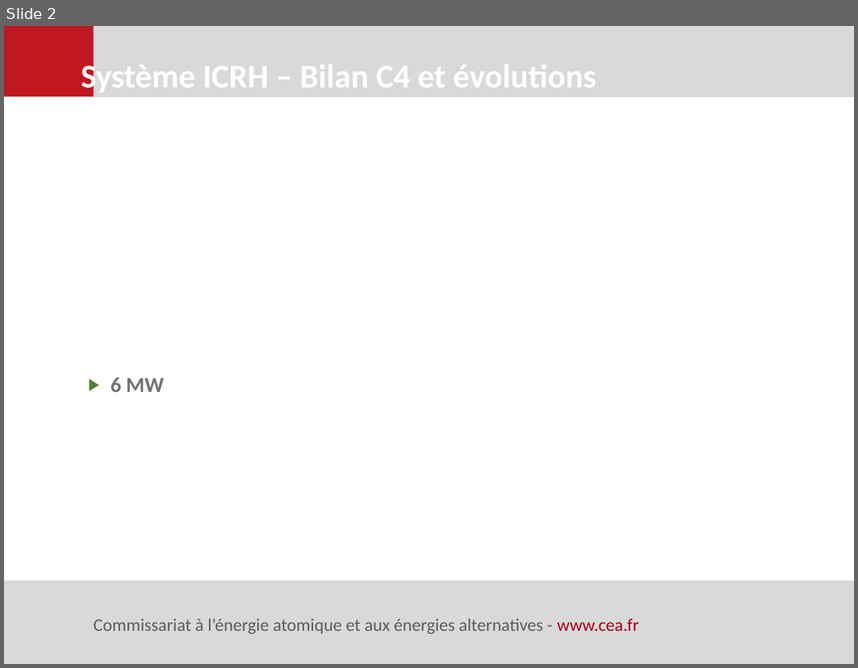
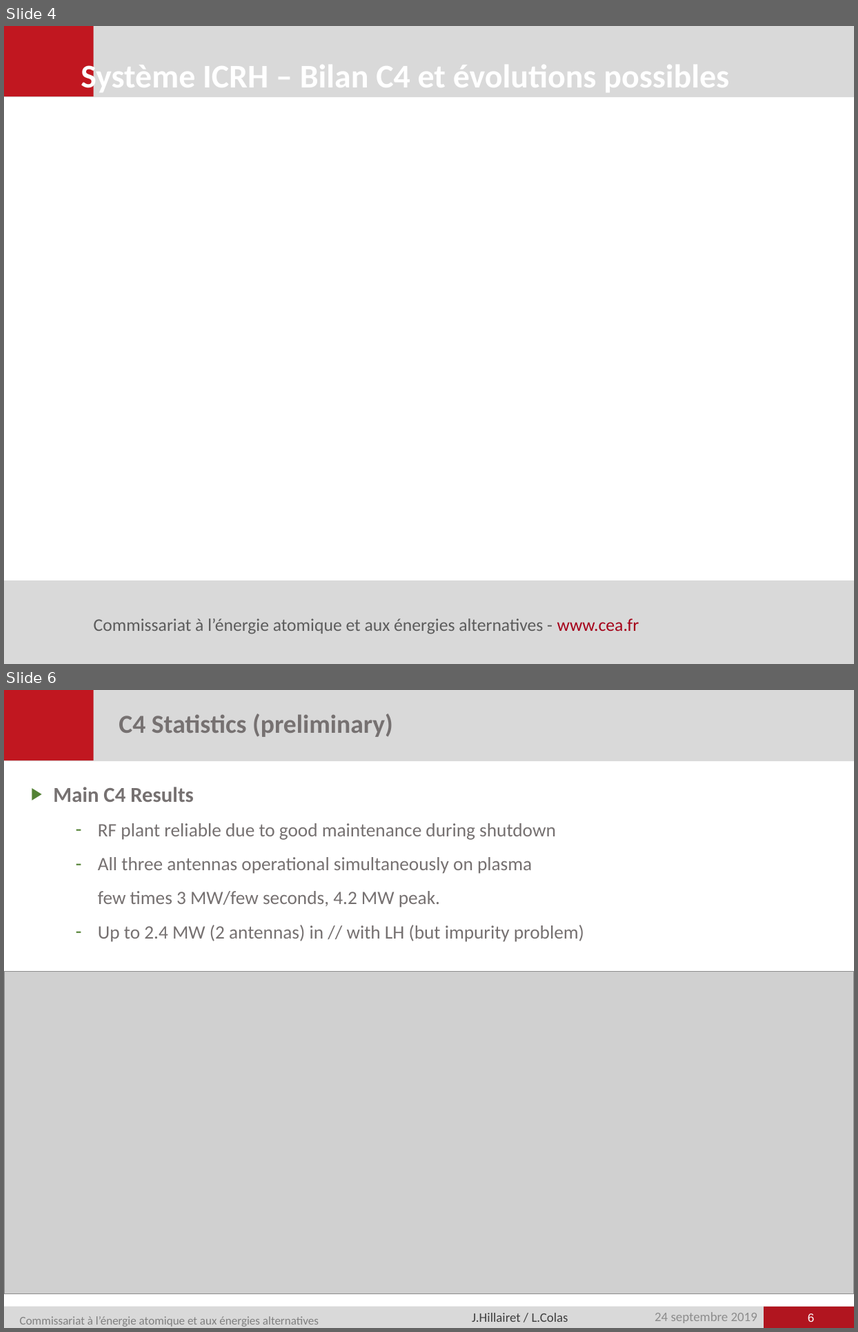
Before and after one commit to jhillairet/WEST_C4, a slide deck: presentations/2019-09-24_Evolutions possibles systeme ICRH de WEST.pptx. Shown one above the other, each under a label of ours: slide 2 before the commit, slides 4 and 6 after it; the slides between them are not shown. The pictures are 858x668 and 858x1332 pixels, drawn with LibreOffice and Linux fonts; fonts in the diff are those of the drawing; grey boxes stand for pictures; background and template pictures are left out. Boxes give left, top, right and bottom in pixels: in the first picture for what was removed or moved away, otherwise in the second. Text is boxed around its words. In the diff, an @@ line names an element or a change of style, - is before the commit and + after.

```diff
--- a/presentations/2019-09-24_Evolutions possibles systeme ICRH de WEST.pptx
+++ b/presentations/2019-09-24_Evolutions possibles systeme ICRH de WEST.pptx
@@ slide 6 added at <box>4,690,854,1328</box>, background #FFFFFF; not listed: 4 template elements that a slide beside it also shows @@
@@ title added at <box>119,713,393,737</box>, 22 pt, text #767171, bold @@
+C4 Statistics (preliminary)
@@ text added at <box>53,787,584,942</box>, 16 pt, text #767171 @@
+▶ Main C4 Results
+  – RF plant reliable due to good maintenance during shutdown
+  – All three antennas operational simultaneously on plasma
+    few times 3 MW/few seconds, 4.2 MW peak.
+  – Up to 2.4 MW (2 antennas) in // with LH (but impurity problem)
@@ picture added at <box>4,972,854,1294</box> @@
@@ text added at <box>20,1316,319,1326</box>, 10 pt, text #808080 @@
+Commissariat à l’énergie atomique et aux énergies alternatives
@@ text added at <box>472,1312,568,1321</box>, 11 pt, text #3F3F3F @@
+J.Hillairet / L.Colas
@@ text added at <box>655,1312,757,1323</box>, 11 pt, text #8C8C8C @@
+24 septembre 2019
@@ page number added at <box>808,1313,815,1321</box>, 10 pt, text #FFFFFF @@
+6
@@ what was slide 2 is now slide 4 @@
@@ slide 4 changed as well @@
@@ text at <box>81,56,729,96</box>: text changed @@
-Système ICRH – Bilan C4 et évolutions
+Système ICRH – Bilan C4 et évolutions possibles
@@ text removed at <box>110,377,164,392</box> @@
-▶ 6 MW
```
Also in this commit, not shown: 1 other slide changed, 20 other slides added, 17 other files.
